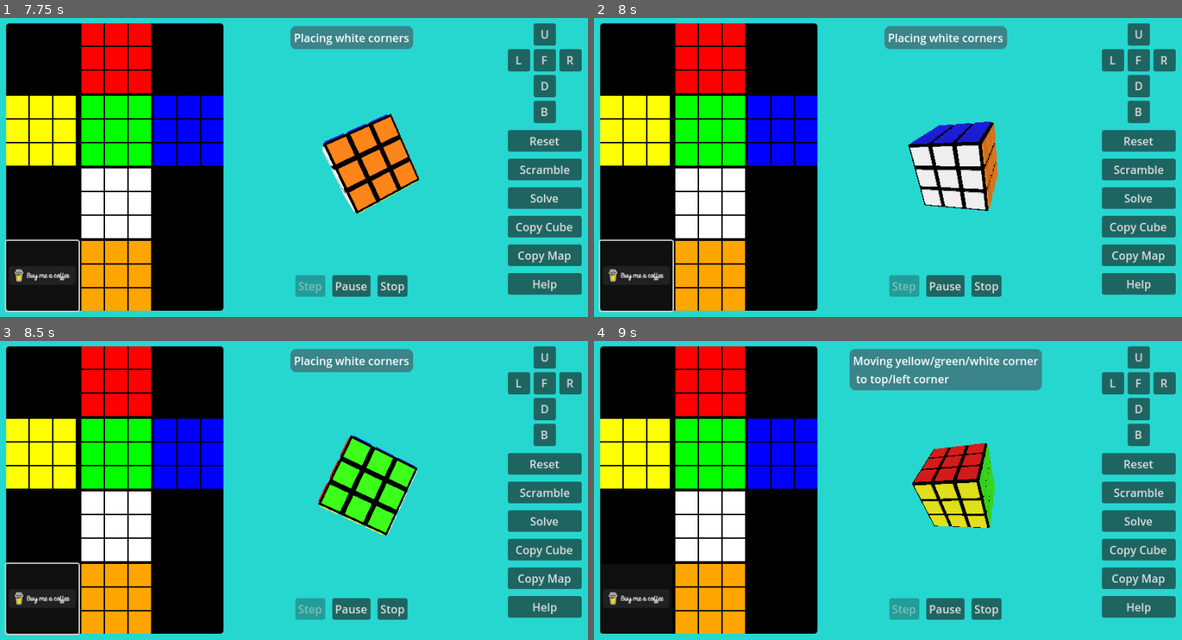
Above: before the commit, frames 1-4 (two rows, left to right).
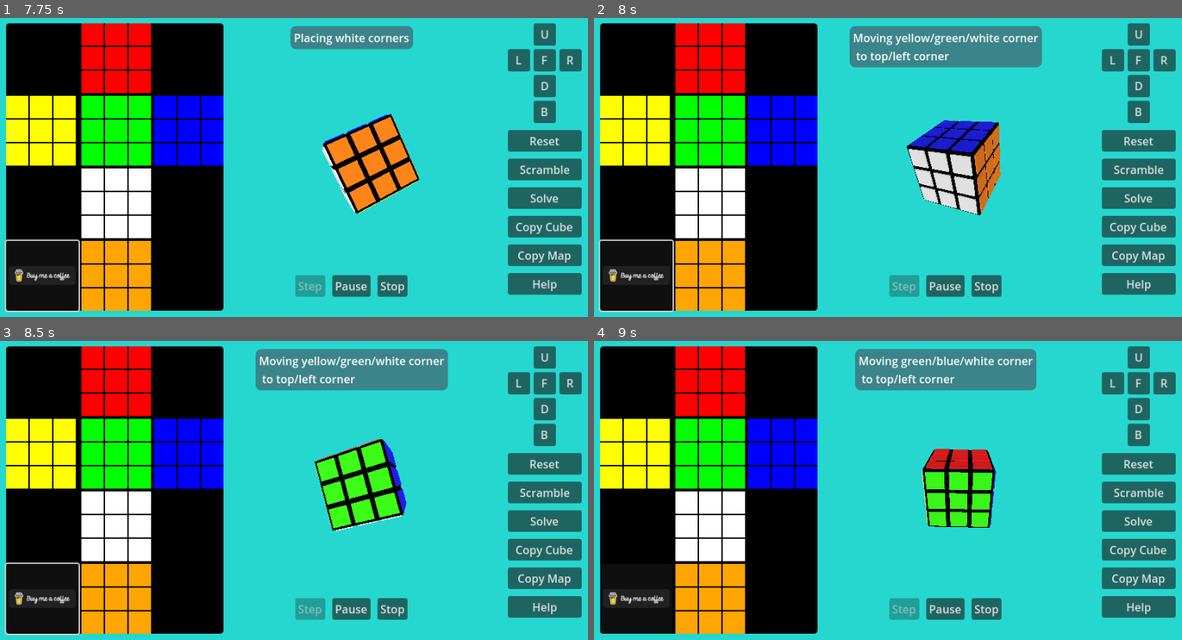
Above: after the commit, the same moments.

Repository: andrew-wilkes/cubic
Game: Godot game, scene res://scenes/main.tscn
The game is run twice, just before and just after one commit, with the same random seed, the same clock (stepped at 60 frames per second) and the same inputs.
Inputs (mouse positions are in pixels of both pictures, inside the frame that each line leads up to):
- Up to frame 1 (7.75 s): click "Solve" at 0.5 s; click "Step" at 1.25 s; click "Play" at 2 s; click "Pause" at 2.75 s; click "Play" at 3.5 s; move the mouse to (441, 149) at 4.27 s; hold Right 4.28-5.03 s; hold Shift 4.28-5.03 s; click (441, 149) at 4.42 s; move the mouse to (182, 182) at 5.02 s; hold Down 5.03-5.78 s; tap Ctrl at 5.1 s; move the mouse to (370, 98) at 5.77 s; hold Right 5.78-6.53 s; hold Z 5.78-6.53 s; move the mouse to (276, 230) at 6.52 s; hold Up 6.53-7.28 s; tap X at 6.6 s; click (276, 230) at 6.67 s; move the mouse to (493, 212) at 7.27 s; hold Left from 7.28 s (still down); hold Shift from 7.28 s (still down)
- Up to frame 2 (8 s): keep holding Left; keep holding Shift
- Up to frame 3 (8.5 s): keep holding Left; move the mouse to (117, 442) at 8.02 s; release Shift at 8.03 s; tap Ctrl at 8.1 s
- Up to frame 4 (9 s): move the mouse to (929, 490) at 8.77 s; release Left at 8.78 s; hold Down from 8.78 s (still down); hold Z from 8.78 s (still down); click (929, 490) at 8.92 s

Frame 1 is identical in both runs. In frame 2, 5.8% of the frame differs, in the area x 43-77%, y 2-67%; in frame 3, 6.2%, in the area x 43-77%, y 2-66%; in frame 4, 4.0%.

Commit message:
Fix solver bugs

Diff:
--- a/scenes/main.gd
+++ b/scenes/main.gd
@@ -157,7 +157,7 @@
 	var aligned = is_corner_aligned(colors, idx)
 	idx = corner_map[idx]
 	if aligned and idx == 5:
-		solve_step += 2
+		solve_step += 3
 		solve()
 	else:
 		match idx:
@@ -225,6 +225,7 @@
 
 
 func form_top_cross():
+	# Formed when edges 0,1,2,3 have face 0 as idx 1 of the edge
 	var pattern = [0,0,0,0]
 	for idx in 4:
 		pattern[idx] = clampi(cmap.edges[idx][1], 0, 1)
@@ -232,12 +233,12 @@
 		[0,0,0,0]:
 			solve_step += 1
 			solve()
-		[0,1,0,1]:
+		[0,1,0,1], [0,1,1,0]:
 			set_moves([[0,-1]])
 		[1,1,0,0]:
 			set_moves([[0,1],[0,1]])
-		[0,1,1,0]:
-			set_moves([[0,-1]])
+		[1,0,1,0]:
+			set_moves([[0,1]])
 		_:
 			set_moves([[2,1],[3,1],[0,1],[3,-1],[0,-1],[2,-1]])
 
@@ -264,6 +265,7 @@
 			var faces = [[5,1],[1,2],[2,3],[3,5]]
 			var pos = -1
 			var idx = 0
+			# Find the position around the cube of the pair of faces
 			for pair in pairs:
 				if faces.find([pattern[pair[0]], pattern[pair[1]]]) > -1:
 					pos = idx
@@ -282,6 +284,7 @@
 
 
 func position_top_corners():
+	# 0, 1 or ALL the corner pieces will be in their correct positions
 	var correct_corners = []
 	for idx in 4:
 		if get_corner_position(cmap.CORNER_FACE_MAP[idx]) == idx:
@@ -291,6 +294,7 @@
 		solve()
 	else:
 		if correct_corners.size() > 0:
+			# Pick face map for face where correct corner is in top right
 			face_map = FACE_MAPS[[2,1,3,0][correct_corners[0]]]
 		else:
 			face_map = FACE_MAPS[2]
@@ -384,7 +388,7 @@
 			move_white_edge_to_white_face()
 		17:
 			add_note("Placing white corners")
-			await get_tree().create_timer(2.0).timeout
+			await get_tree().create_timer(1.0).timeout
 			add_note("Moving yellow/green/white corner\n to top/left corner")
 			%Pivot.rotate_to_face(Vector2(-0.3, -0.3))
 			solve_step += 1
@@ -492,37 +496,37 @@
 			form_top_cross()
 		43:
 			align_top_edges()
-		41:
+		44:
 			add_note("Position top corners")
 			position_top_corners()
-		44:
+		45:
 			set_moves([[0,-1]])
 			solve_step += 1
-		45:
+		46:
 			add_note("Rotate top-right corner 1")
 			rotate_top_right_corner()
-		46:
+		47:
 			set_moves([[0,-1]])
 			solve_step += 1
-		47:
+		48:
 			add_note("Rotate top-right corner 2")
 			rotate_top_right_corner()
-		48:
+		49:
 			set_moves([[0,-1]])
 			solve_step += 1
-		49:
+		50:
 			add_note("Rotate top-right corner 3")
 			rotate_top_right_corner()
-		50:
+		51:
 			set_moves([[0,-1]])
 			solve_step += 1
-		51:
+		52:
 			add_note("Rotate top-right corner 4")
 			rotate_top_right_corner()
-		52:
+		53:
 			%Pivot.rotate_to_face(Vector2(-0.5, -0.5))
 			solve_step += 1
-		53:
+		54:
 			add_note("Completed!")
 			await get_tree().create_timer(3.0).timeout
 			stop_solving()
Not shown, changed: log.txt
